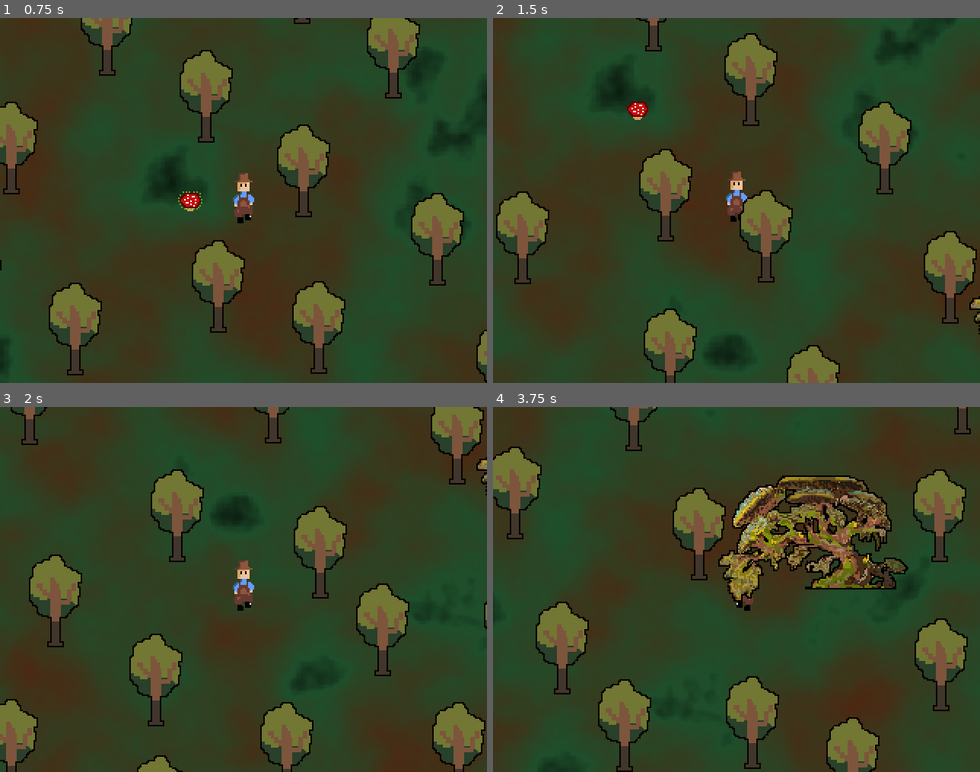
Above: before the commit, frames 1-4 (two rows, left to right).
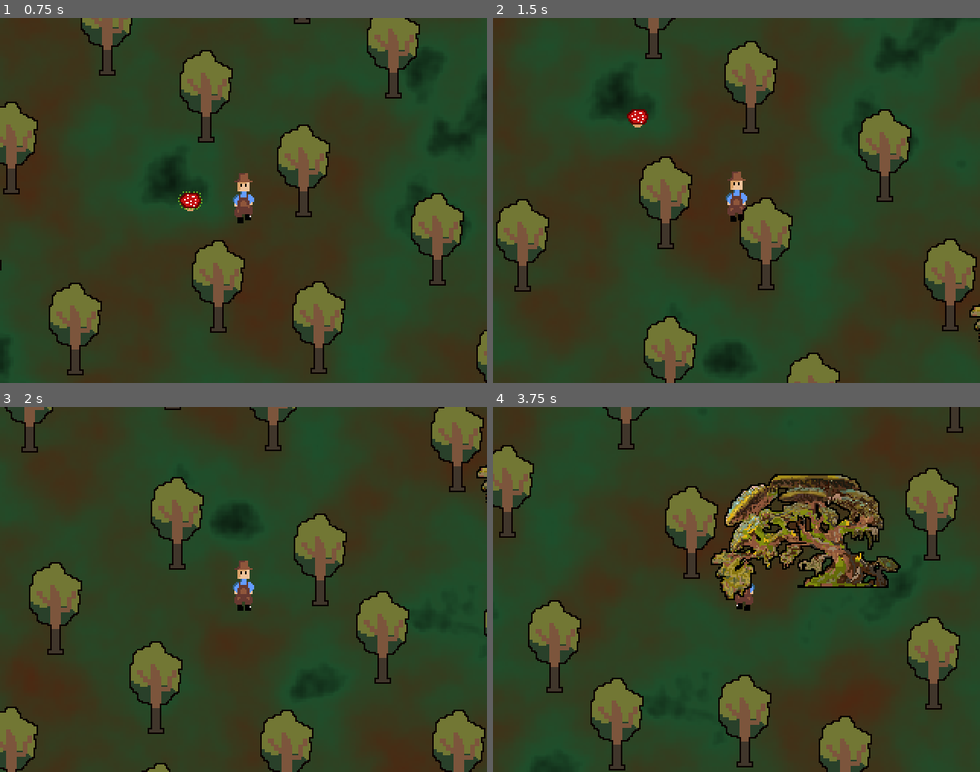
Above: after the commit, the same moments.

Repository: Eren1601/Cyberpunk-Frankenjam
Game: Godot game, scene res://scenes/World.tscn
Same seed, same stepped clock (60 frames per second), same inputs: the game is played once before the commit and once after it.
Inputs:
- Up to frame 1 (0.75 s): hold D (move_right) from 0.53 s (still down); tap 2 (plant_mushroom) at 0.6 s
- Up to frame 2 (1.5 s): tap 1 (use_axe) at 0.8, 1.35 s; release D (move_right) at 1.28 s; hold S (move_down) from 1.28 s (still down)
- Up to frame 3 (2 s): keep holding S (move_down); tap 3 (use_watering_can) at 1.55 s
- Up to frame 4 (3.75 s): release S (move_down) at 2.03 s; hold D (move_right) 2.03-2.78 s; tap 3 (use_watering_can) at 2.1 s; tap 2 (plant_mushroom) at 2.3, 2.85 s; hold W (move_up) 2.78-3.53 s; tap 1 (use_axe) at 3.05, 3.6 s; tap Enter at 3.5 s; hold A (move_left) from 3.53 s (still down)

Frame 1 is identical in both runs. In frame 2, 7.5% of the frame differs, in the area x 0-100%, y 0-100%; in frame 3, 8.5%; in frame 4, 18%, in the area x 0-99%, y 0-100%.

Commit message:
Axt hinzugefügt

Diff:
--- a/scenes/Player.tscn
+++ b/scenes/Player.tscn
@@ -1,11 +1,36 @@
-[gd_scene load_steps=38 format=3 uid="uid://cc025nun0pfn2"]
+[gd_scene load_steps=45 format=3 uid="uid://cc025nun0pfn2"]
 
 [ext_resource type="Script" uid="uid://chxnsoyu2lb2w" path="res://scripts/player.gd" id="1_p0vlq"]
+[ext_resource type="Texture2D" uid="uid://cu4bnrwhg6qq8" path="res://aseprite/Animation_Robert_Axt.png" id="2_70d11"]
 [ext_resource type="Texture2D" uid="uid://bhf2mqfs0trn8" path="res://aseprite/Animation_Rober_Idle..png" id="2_qu4a1"]
 [ext_resource type="Texture2D" uid="uid://itj13bqkny7l" path="res://aseprite/Animation_Rober_PickUp..png" id="3_70d11"]
 [ext_resource type="Texture2D" uid="uid://bdf0f2rn0kuw1" path="res://aseprite/Animation_Rober_InstallChip.png" id="4_cw2d6"]
 [ext_resource type="Texture2D" uid="uid://bkgthtbbfe0wn" path="res://aseprite/Animation_Rober_walkt.png" id="5_khinc"]
 
+[sub_resource type="AtlasTexture" id="AtlasTexture_cw2d6"]
+atlas = ExtResource("2_70d11")
+region = Rect2(0, 0, 101, 67)
+
+[sub_resource type="AtlasTexture" id="AtlasTexture_khinc"]
+atlas = ExtResource("2_70d11")
+region = Rect2(101, 0, 101, 67)
+
+[sub_resource type="AtlasTexture" id="AtlasTexture_fq1a3"]
+atlas = ExtResource("2_70d11")
+region = Rect2(202, 0, 101, 67)
+
+[sub_resource type="AtlasTexture" id="AtlasTexture_gu4mg"]
+atlas = ExtResource("2_70d11")
+region = Rect2(303, 0, 101, 67)
+
+[sub_resource type="AtlasTexture" id="AtlasTexture_tk6la"]
+atlas = ExtResource("2_70d11")
+region = Rect2(404, 0, 101, 67)
+
+[sub_resource type="AtlasTexture" id="AtlasTexture_yrxk4"]
+atlas = ExtResource("2_70d11")
+region = Rect2(505, 0, 101, 67)
+
 [sub_resource type="AtlasTexture" id="AtlasTexture_srp4u"]
 atlas = ExtResource("3_70d11")
 region = Rect2(0, 0, 101, 67)
@@ -128,6 +153,29 @@
 
 [sub_resource type="SpriteFrames" id="SpriteFrames_fq1a3"]
 animations = [{
+"frames": [{
+"duration": 1.0,
+"texture": SubResource("AtlasTexture_cw2d6")
+}, {
+"duration": 1.0,
+"texture": SubResource("AtlasTexture_khinc")
+}, {
+"duration": 1.0,
+"texture": SubResource("AtlasTexture_fq1a3")
+}, {
+"duration": 1.0,
+"texture": SubResource("AtlasTexture_gu4mg")
+}, {
+"duration": 1.0,
+"texture": SubResource("AtlasTexture_tk6la")
+}, {
+"duration": 1.0,
+"texture": SubResource("AtlasTexture_yrxk4")
+}],
+"loop": true,
+"name": &"Hack",
+"speed": 5.0
+}, {
 "frames": [{
 "duration": 1.0,
 "texture": SubResource("AtlasTexture_srp4u")
@@ -253,12 +301,12 @@
 y_sort_enabled = true
 position = Vector2(2.5, 0)
 sprite_frames = SubResource("SpriteFrames_fq1a3")
-animation = &"idle"
-frame_progress = 0.42452335
+animation = &"Hack"
+frame_progress = 0.014375104
 
 [node name="CollisionShape2D" type="CollisionShape2D" parent="."]
 y_sort_enabled = true
-position = Vector2(0, 7)
+position = Vector2(0, 6)
 shape = SubResource("CapsuleShape2D_3li8b")
 
 [node name="Camera2D" type="Camera2D" parent="."]
@@ -270,3 +318,7 @@
 [node name="can_cd" type="Timer" parent="."]
 wait_time = 5.0
 one_shot = true
+
+[node name="axe_cd" type="Timer" parent="."]
+wait_time = 5.0
+one_shot = true
--- a/scripts/player.gd
+++ b/scripts/player.gd
@@ -2,17 +2,41 @@
 
 @export var speed: float = 300.0
 @onready var anim: AnimatedSprite2D = $AnimatedSprite2D
+
 @export var Pilz: PackedScene = preload("res://scenes/Pilz.tscn")
 @onready var mushroom_time: Timer = $mushroom_time
+
 @export var Can: PackedScene = preload("res://scenes/watering_can.tscn")
-@onready var can_cd : Timer =$can_cd
+@onready var can_cd : Timer = $can_cd
+@onready var axe_cd : Timer = $axe_cd
+
+var is_hacking: bool = false  # Status, ob der Spieler gerade hackt
 
 func _ready() -> void:
 	anim.play("idle")
+	anim.animation_finished.connect(_on_anim_finished)
 
 func _physics_process(delta: float) -> void:
+	# --- Hack-Logik ---
+	if is_hacking:
+		# 1️⃣ Hack abbrechen durch Bewegung
+		var move_vec = Input.get_vector("move_left", "move_right", "move_up", "move_down")
+		if move_vec != Vector2.ZERO:
+			is_hacking = false
+			anim.play("idle")
+			return
+
+		# 2️⃣ Hack abbrechen durch erneuten Tastendruck
+		if Input.is_action_just_pressed("use_axe"):
+			is_hacking = false
+			anim.play("idle")
+			return
+
+		# Solange keine Bedingung erfüllt, Hack läuft weiter
+		return
+
+	# --- Bewegung ---
 	var input_vector := Vector2.ZERO
-
 	input_vector.x = Input.get_action_strength("move_right") - Input.get_action_strength("move_left")
 	input_vector.y = Input.get_action_strength("move_down") - Input.get_action_strength("move_up")
 
@@ -21,27 +45,42 @@
 		velocity = input_vector * speed
 		move_and_slide()
 
-		# Animation wechseln zu "walk"
 		if anim.animation != "walk":
 			anim.play("walk")
 
-		# Richtung spiegeln (optional)
 		anim.flip_h = input_vector.x < 0
 	else:
 		velocity = Vector2.ZERO
 		move_and_slide()
-		# Animation wechseln zu "idle"
+
 		if anim.animation != "idle":
 			anim.play("idle")
 
-	# Pilz platzieren
-	if Input.is_action_just_pressed("plant_mushroom") and mushroom_time.time_left ==0:
+	# --- Pilz pflanzen ---
+	if Input.is_action_just_pressed("plant_mushroom") and mushroom_time.time_left == 0:
 		_place_mushroom()
 		mushroom_time.start()
 
-	if Input.is_action_just_pressed("use_watering_can") and can_cd.time_left ==0:
+	# --- Gießkanne nutzen ---
+	if Input.is_action_just_pressed("use_watering_can") and can_cd.time_left == 0:
 		_place_watering_can()
 		can_cd.start()
+
+	# --- Axt nutzen ---
+	if Input.is_action_just_pressed("use_axe") and not is_hacking:
+		_start_hack()
+		return  # verhindert, dass Idle/Walk direkt Hack überschreibt
+
+func _start_hack():
+	is_hacking = true
+	anim.play("Hack")
+	velocity = Vector2.ZERO  # beim Hacken stehen bleiben
+
+func _on_anim_finished():
+	# Wenn Hack-Animation fertig ist → automatisch Idle
+	if anim.animation == "Hack":
+		is_hacking = false
+		anim.play("idle")
 
 func _place_mushroom():
 	var mushroom = Pilz.instantiate()
@@ -49,7 +88,6 @@
 	mushroom.z_index = self.z_index
 	get_tree().current_scene.add_child(mushroom)
 
-
 func _place_watering_can():
 	var can = Can.instantiate()
 	can.position = position
Not shown, added: aseprite/Animation_Robert_Axt.png.import
